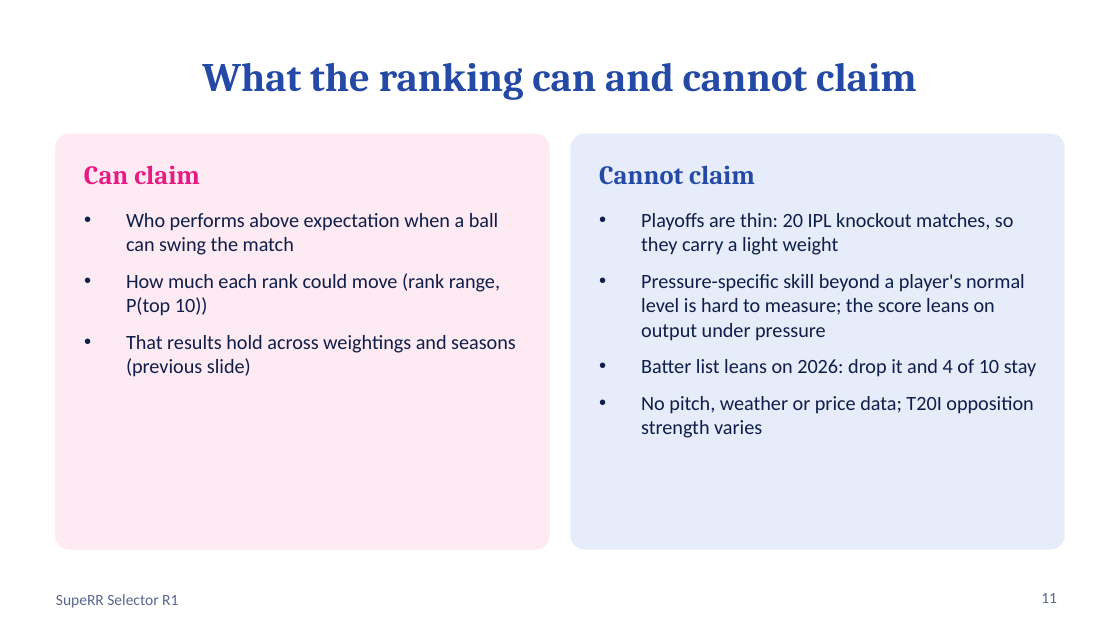
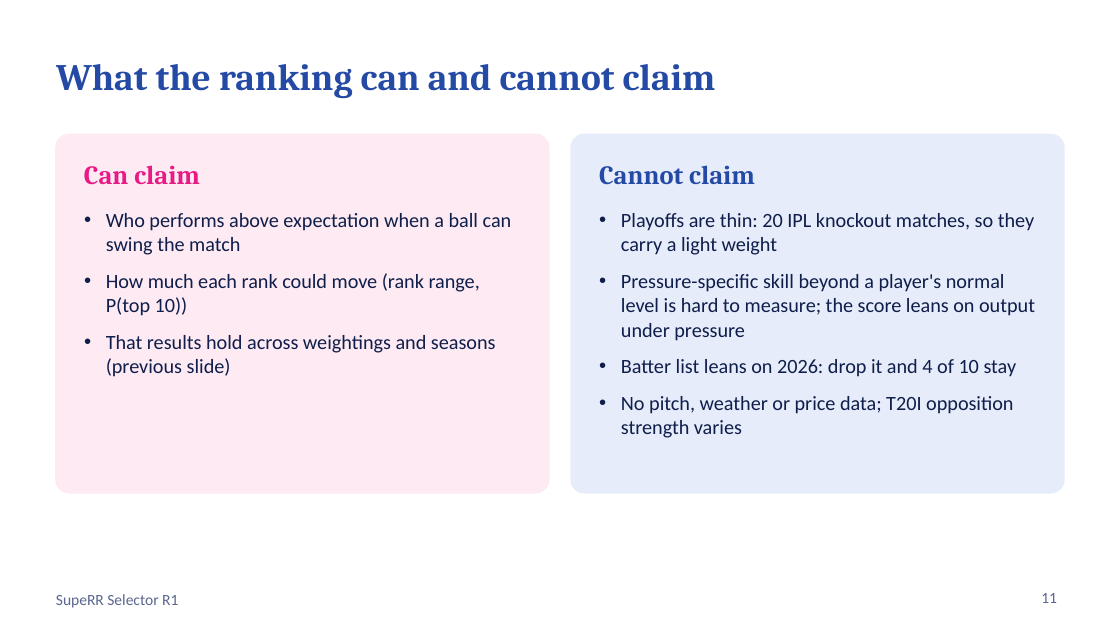
Before and after one commit to GuninderSinghBhatia/superr-selector, a slide deck: slide 11 of reports/SupeRR_Selector_R1.pptx. Drawn at 1120x630 pixels with LibreOffice and Linux fonts; fonts in the diff are those of the drawing. Boxes give left, top, right and bottom in pixels: in the first picture for what was removed or moved away, otherwise in the second. Text is boxed around its words. In the diff, an @@ line names an element or a change of style, - is before the commit and + after.

```diff
--- a/reports/SupeRR_Selector_R1.pptx
+++ b/reports/SupeRR_Selector_R1.pptx
@@ title "What the ranking can and ..." at [56,64,716,98]: size 26 to 24 pt; alignment centre to left @@
@@ rounded rectangle: place and size @@
-rounded rectangle at [56,134,549,549]
+rounded rectangle at [56,134,549,493]
@@ rounded rectangle at [56,134,549,493]: proportions changed @@
@@ rounded rectangle at [571,134,1064,493]: proportions changed @@
@@ rounded rectangle: place and size @@
-rounded rectangle at [571,134,1064,549]
+rounded rectangle at [571,134,1064,493]
@@ text "Who performs above expectation when ..." at [106,213,512,377]: indent changed @@
@@ text "Playoffs are thin: 20 IPL ..." at [621,213,1035,438]: indent changed @@
```
Also in this commit, not shown: 11 other slides changed, 2 other files.
